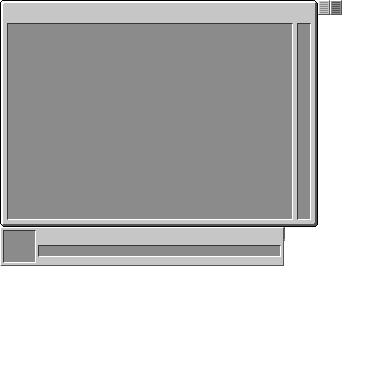
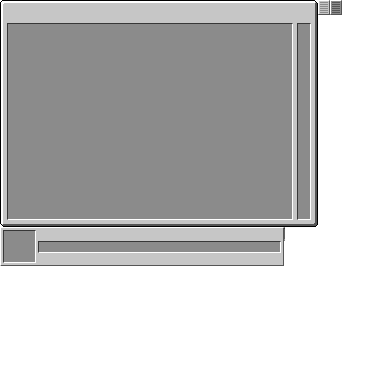
The second 384x384 image is a revision of the first. Changes to its layers:
painted on "Layer 1" over [38, 241, 281, 257]
